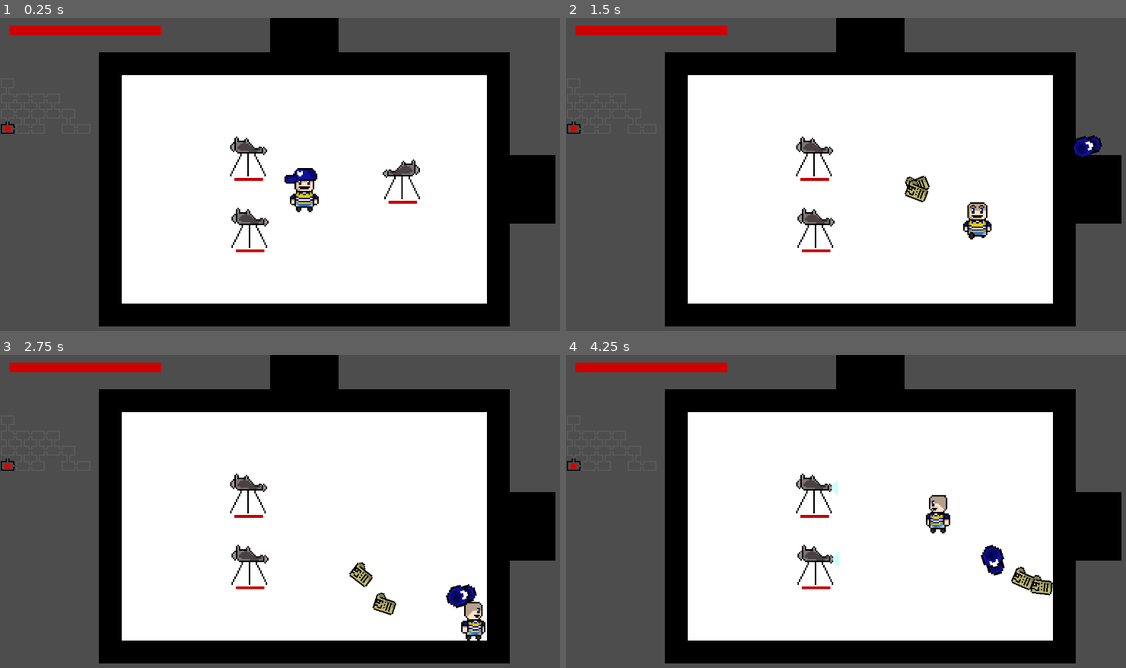
Above: before the commit, frames 1-4 (two rows, left to right).
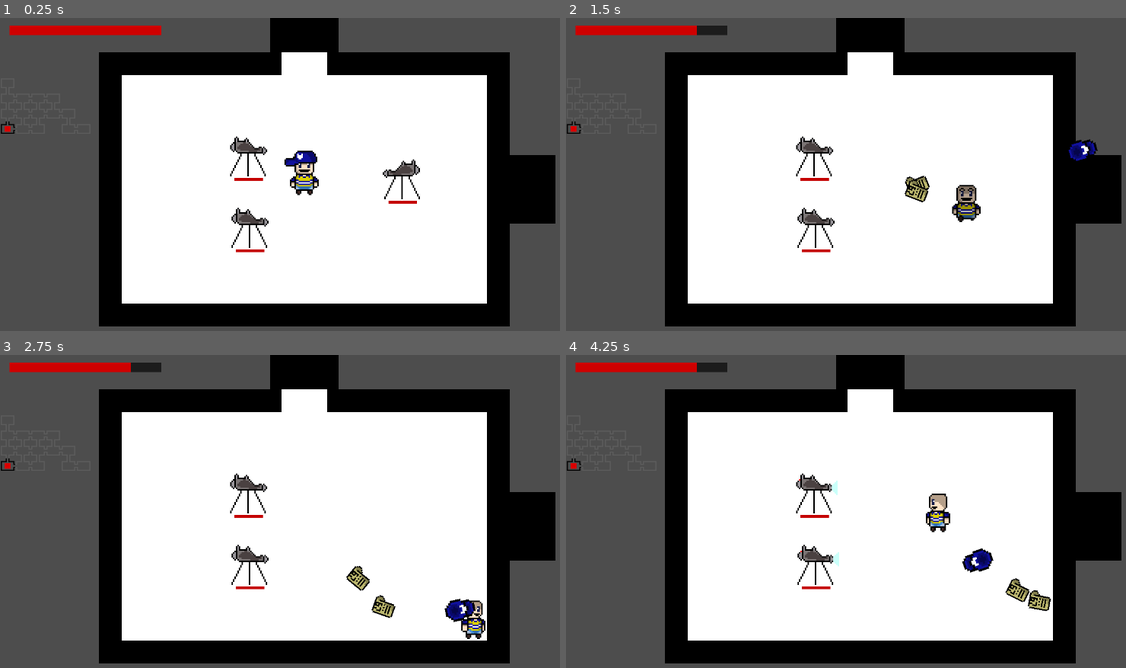
Above: after the commit, the same moments.

Repository: Marcim2489/jam-crie-games
Game: Godot game, scene res://cenas/main.tscn
Two runs of this game, one before a commit and one after it. Both use one fixed random seed, a clock stepped at 60 frames per second and the inputs below.
Inputs (mouse positions are in pixels of both pictures, inside the frame that each line leads up to):
- Up to frame 1 (0.25 s): no input
- Up to frame 2 (1.5 s): tap Enter at 0.5 s; move the mouse to (1002, 171) at 0.52 s; press the mouse at (1002, 171) at 0.53 s; hold Right (ui_right) 0.53-1.28 s; move the mouse to (750, 205) at 1.27 s; release the mouse at (750, 205) at 1.28 s; hold Down (ui_down) from 1.28 s (still down); click (750, 205) at 1.35 s
- Up to frame 3 (2.75 s): move the mouse to (364, 452) at 2.02 s; release Down (ui_down) at 2.03 s; press the mouse at (364, 452) at 2.03 s; hold Right (ui_right) from 2.03 s (still down)
- Up to frame 4 (4.25 s): move the mouse to (840, 596) at 2.77 s; release Right (ui_right) at 2.78 s; release the mouse at (840, 596) at 2.78 s; hold Up (ui_up) 2.78-3.53 s; click (840, 596) at 2.85 s; move the mouse to (1053, 577) at 3.52 s; press the mouse at (1053, 577) at 3.53 s; hold Left (ui_left) from 3.53 s (still down)

The runs differ from the first frame. In frame 1, 1.4% of the frame differs, in the area x 50-59%, y 10-63%; in frame 2, 1.8%; in frame 3, 1.9%; in frame 4, 2.2%, in the area x 23-87%, y 2-82%.

Commit message:
y sort nos inimigos

Diff:
--- a/cenas/boomerang.tscn
+++ b/cenas/boomerang.tscn
@@ -47,6 +47,7 @@
 }
 
 [node name="boomerang" type="CharacterBody2D" unique_id=1372900184 node_paths=PackedStringArray("voltarTimer", "lifeTimer", "detectorCenario", "hitbox")]
+z_index = 2
 collision_layer = 0
 collision_mask = 0
 script = ExtResource("1_luaxi")
--- a/cenas/inimigo_cone.tscn
+++ b/cenas/inimigo_cone.tscn
@@ -77,9 +77,6 @@
 "speed": 8.0
 }]
 
-[sub_resource type="RectangleShape2D" id="RectangleShape2D_hjbd6"]
-size = Vector2(15, 11)
-
 [sub_resource type="StyleBoxFlat" id="StyleBoxFlat_dthrb"]
 bg_color = Color(0, 0, 0, 0)
 
@@ -125,6 +122,8 @@
 }
 
 [node name="inimigo cone" type="CharacterBody2D" unique_id=1516495147 node_paths=PackedStringArray("hurtbox", "guardaProjetil")]
+z_index = 1
+y_sort_enabled = true
 collision_layer = 4
 collision_mask = 0
 script = ExtResource("1_q4hso")
@@ -133,16 +132,16 @@
 guardaProjetil = NodePath("Node")
 
 [node name="AnimatedSprite2D" type="AnimatedSprite2D" parent="." unique_id=2120356240]
-z_index = 1
 y_sort_enabled = true
 sprite_frames = SubResource("SpriteFrames_uf1fj")
 animation = &"ataque"
 autoplay = "ataque"
 frame_progress = 0.8995145
+offset = Vector2(0, -7)
 
-[node name="CollisionShape2D" type="CollisionShape2D" parent="." unique_id=430073565]
-shape = SubResource("RectangleShape2D_hjbd6")
-disabled = true
+[node name="CollisionPolygon2D" type="CollisionPolygon2D" parent="." unique_id=1558851243]
+position = Vector2(0, -7)
+polygon = PackedVector2Array(-2, -1, 2, -1, 3, 7, -3, 7)
 
 [node name="hurtbox" type="Area2D" parent="." unique_id=2025863822]
 collision_layer = 0
@@ -151,6 +150,7 @@
 vidaMaxima = 20
 
 [node name="CollisionPolygon2D" type="CollisionPolygon2D" parent="hurtbox" unique_id=1259958357]
+position = Vector2(0, -7)
 polygon = PackedVector2Array(-1, -8, 1, -8, 6, 8, -6, 8)
 
 [node name="Node" type="Node" parent="." unique_id=673895474]
@@ -161,13 +161,14 @@
 script = ExtResource("9_4d0bt")
 
 [node name="CollisionPolygon2D" type="CollisionPolygon2D" parent="hitbox" unique_id=1440160905]
+position = Vector2(0, -7)
 polygon = PackedVector2Array(-1, -8, 3, -7, 6, -4, 6, 5, -7, 6, -6, -1, -5, -5)
 
 [node name="ProgressBar" type="ProgressBar" parent="." unique_id=1295056947 node_paths=PackedStringArray("source")]
-offset_left = -11.0
-offset_top = 17.0
-offset_right = 9.0
-offset_bottom = 19.0
+offset_left = -10.0
+offset_top = 2.0
+offset_right = 10.0
+offset_bottom = 4.0
 theme_override_styles/background = SubResource("StyleBoxFlat_dthrb")
 theme_override_styles/fill = SubResource("StyleBoxFlat_a2pcx")
 step = 1.0
@@ -180,12 +181,6 @@
 wait_time = 0.8
 one_shot = true
 
-[node name="StaticBody2D" type="StaticBody2D" parent="." unique_id=18917405]
-collision_mask = 0
-
-[node name="CollisionPolygon2D" type="CollisionPolygon2D" parent="StaticBody2D" unique_id=1558851243]
-polygon = PackedVector2Array(-2, -1, 2, -1, 3, 7, -3, 7)
-
 [node name="AnimationPlayer" type="AnimationPlayer" parent="." unique_id=1842021461]
 libraries/ = SubResource("AnimationLibrary_quu1l")
 autoplay = &"ataque"
--- a/cenas/inimigo_radar.tscn
+++ b/cenas/inimigo_radar.tscn
@@ -158,6 +158,8 @@
 bg_color = Color(0.77, 0, 0, 1)
 
 [node name="inimigo radar" type="CharacterBody2D" unique_id=1516495147 node_paths=PackedStringArray("animSprite", "cooldownAtaque", "hurtbox", "guardaProjetil")]
+z_index = 1
+y_sort_enabled = true
 collision_layer = 4
 collision_mask = 0
 script = ExtResource("1_y03cf")
@@ -174,7 +176,6 @@
 
 [node name="CollisionShape2D" type="CollisionShape2D" parent="." unique_id=430073565]
 shape = SubResource("RectangleShape2D_hjbd6")
-disabled = true
 
 [node name="hurtbox" type="Area2D" parent="." unique_id=2025863822]
 collision_layer = 0
@@ -183,7 +184,7 @@
 vidaMaxima = 30
 
 [node name="CollisionShape2D" type="CollisionShape2D" parent="hurtbox" unique_id=1024004097]
-position = Vector2(-6, -5)
+position = Vector2(-1, 1)
 rotation = 1.5707964
 shape = SubResource("CapsuleShape2D_7m0xs")
 
@@ -208,11 +209,13 @@
 position = Vector2(-1, 1)
 rotation = 1.5707964
 shape = SubResource("CapsuleShape2D_dcq82")
+disabled = true
 
 [node name="CollisionShape2D2" type="CollisionShape2D" parent="hitbox" unique_id=844227269]
 position = Vector2(4, -2)
 rotation = 1.5707964
 shape = SubResource("CapsuleShape2D_hjbd6")
+disabled = true
 
 [node name="ProgressBar" type="ProgressBar" parent="." unique_id=1295056947 node_paths=PackedStringArray("source")]
 offset_left = -11.0
--- a/cenas/main.tscn
+++ b/cenas/main.tscn
@@ -48,6 +48,7 @@
 sources/1 = SubResource("TileSetAtlasSource_v1d1r")
 
 [node name="main" type="Node2D" unique_id=72236491 node_paths=PackedStringArray("player", "minimap")]
+y_sort_enabled = true
 script = ExtResource("1_mtgg2")
 player = NodePath("player")
 minimap = NodePath("CanvasLayer/minimap")
--- a/cenas/player.tscn
+++ b/cenas/player.tscn
@@ -322,7 +322,10 @@
 bg_color = Color(0.81, 0, 0, 1)
 
 [node name="player" type="CharacterBody2D" unique_id=175035773 node_paths=PackedStringArray("ataqueCooldown", "sprite", "boneSprite", "timerDano", "timerImunidade", "hurtbox", "guardaProjetil") groups=["Player"]]
+z_index = 1
+y_sort_enabled = true
 collision_layer = 2
+collision_mask = 5
 script = ExtResource("1_unwft")
 ataqueCooldown = NodePath("ataque cooldown")
 velocidadeProjetil = 250
@@ -334,21 +337,20 @@
 guardaProjetil = NodePath("O")
 
 [node name="AnimatedSprite2D" type="AnimatedSprite2D" parent="." unique_id=618093900]
-z_index = 1
 y_sort_enabled = true
 sprite_frames = SubResource("SpriteFrames_wx7i4")
 animation = &"idle back"
 autoplay = "idle front"
+offset = Vector2(0, -12)
 
 [node name="bone sprite" type="AnimatedSprite2D" parent="." unique_id=716962816]
-z_index = 1
-y_sort_enabled = true
 sprite_frames = SubResource("SpriteFrames_jcky1")
 animation = &"lado"
 autoplay = "frente"
+offset = Vector2(0, -12)
 
 [node name="CollisionShape2D" type="CollisionShape2D" parent="." unique_id=1397998837]
-position = Vector2(0, 9)
+position = Vector2(0, -3)
 shape = SubResource("RectangleShape2D_mp0j6")
 
 [node name="O" type="Node" parent="." unique_id=2116531236]
@@ -361,7 +363,7 @@
 imunidadeTimer = NodePath("../imunidade")
 
 [node name="CollisionShape2D" type="CollisionShape2D" parent="hurtbox" unique_id=904236176]
-position = Vector2(0, 7.5)
+position = Vector2(0, -4)
 shape = SubResource("RectangleShape2D_wx7i4")
 
 [node name="ataque cooldown" type="Timer" parent="." unique_id=847514457]
--- a/cenas/projetil_inimigo_multa.tscn
+++ b/cenas/projetil_inimigo_multa.tscn
@@ -8,6 +8,7 @@
 size = Vector2(8, 13)
 
 [node name="projetil inimigo multa" type="CharacterBody2D" unique_id=1659670993 node_paths=PackedStringArray("lifeTimer", "detectorCenario", "hitbox")]
+z_index = 2
 collision_layer = 0
 collision_mask = 0
 script = ExtResource("1_05l4m")
--- a/cenas/projetil_player.tscn
+++ b/cenas/projetil_player.tscn
@@ -7,6 +7,8 @@
 radius = 6.0
 
 [node name="projetil player" type="CharacterBody2D" unique_id=1372900184 node_paths=PackedStringArray("lifeTimer", "detectorCenario", "hitbox")]
+z_index = 3
+z_as_relative = false
 script = ExtResource("1_yyet0")
 lifeTimer = NodePath("lifeTimer")
 detectorCenario = NodePath("detectorcenario")
--- a/scripts/enemy_container.gd
+++ b/scripts/enemy_container.gd
@@ -4,6 +4,7 @@
 signal todosDerrotados
 
 func _ready() -> void:
+	y_sort_enabled = true
 	for inimigo : Entidade in get_children():
 		inimigo.morreu.connect(verificarInimigos)
 
--- a/scripts/sala.gd
+++ b/scripts/sala.gd
@@ -15,6 +15,7 @@
 
 func _ready() -> void:
 	SalaManager.entrouNaSala.connect(aoMudarSala)
+	y_sort_enabled = true
 
 func aoMudarSala(coord : Vector2i):
 	if coord != coordenada:
